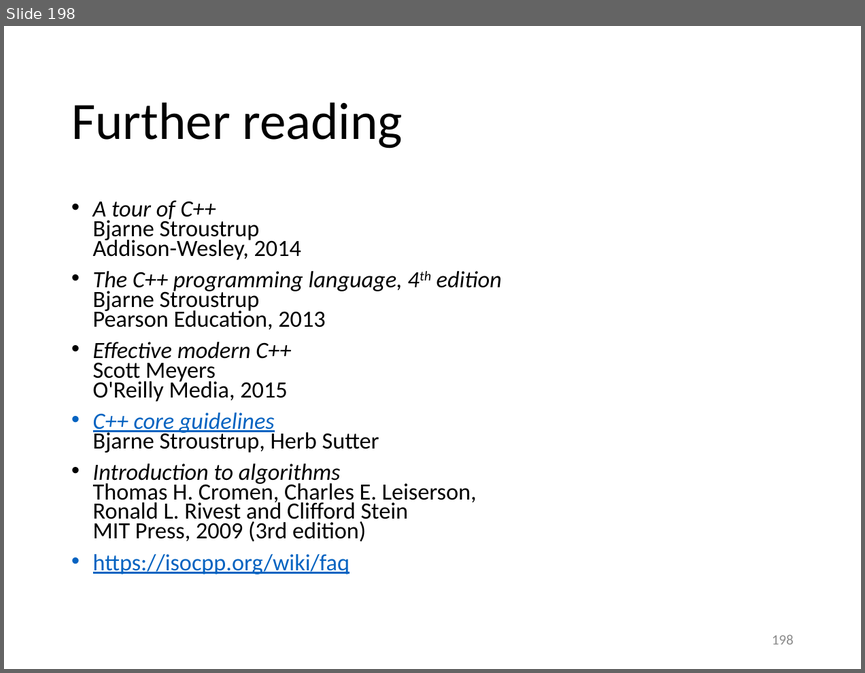
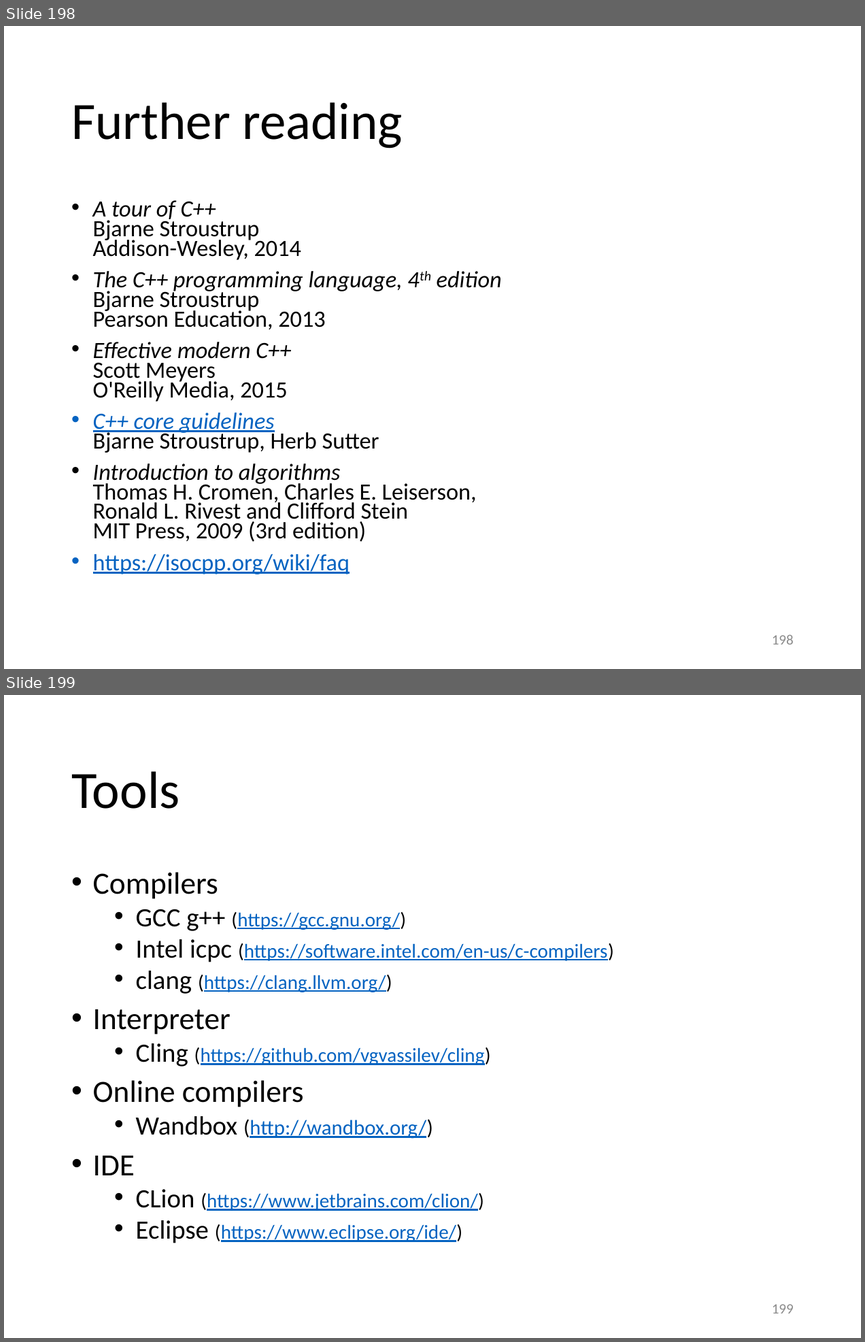
Before and after one commit to gjbex/training-material, a slide deck: CPlusPlus/scientific_cpp.pptx. Shown one above the other, each under a label of ours: slide 198 before the commit, slides 198 and 199 after it. The pictures are 865x673 and 865x1342 pixels, drawn with LibreOffice and Linux fonts; fonts in the diff are those of the drawing. Boxes give left, top, right and bottom in pixels: in the first picture for what was removed or moved away, otherwise in the second. Text is boxed around its words. In the diff, an @@ line names an element or a change of style, - is before the commit and + after.

Commit message:
Add slide on C++ tools

```diff
--- a/CPlusPlus/scientific_cpp.pptx
+++ b/CPlusPlus/scientific_cpp.pptx
@@ slide 199 added at [4,695,861,1338], background #FFFFFF @@
@@ title added at [71,771,180,809], 44 pt, text #000000 @@
+Tools
@@ text added at [93,872,614,1243], 16.6 pt, text #0563C1, underline @@
+• Compilers
+  • GCC g++ (https://gcc.gnu.org/)
+  • Intel icpc (https://software.intel.com/en-us/c-compilers)
+  • clang (https://clang.llvm.org/)
+• Interpreter
+  • Cling (https://github.com/vgvassilev/cling)
+• Online compilers
+  • Wandbox (http://wandbox.org/)
+• IDE
+  • CLion (https://www.jetbrains.com/clion/)
+  • Eclipse (https://www.eclipse.org/ide/)
@@ page number added at [772,1304,793,1313], 12 pt, text #8C8C8C @@
+199
```
